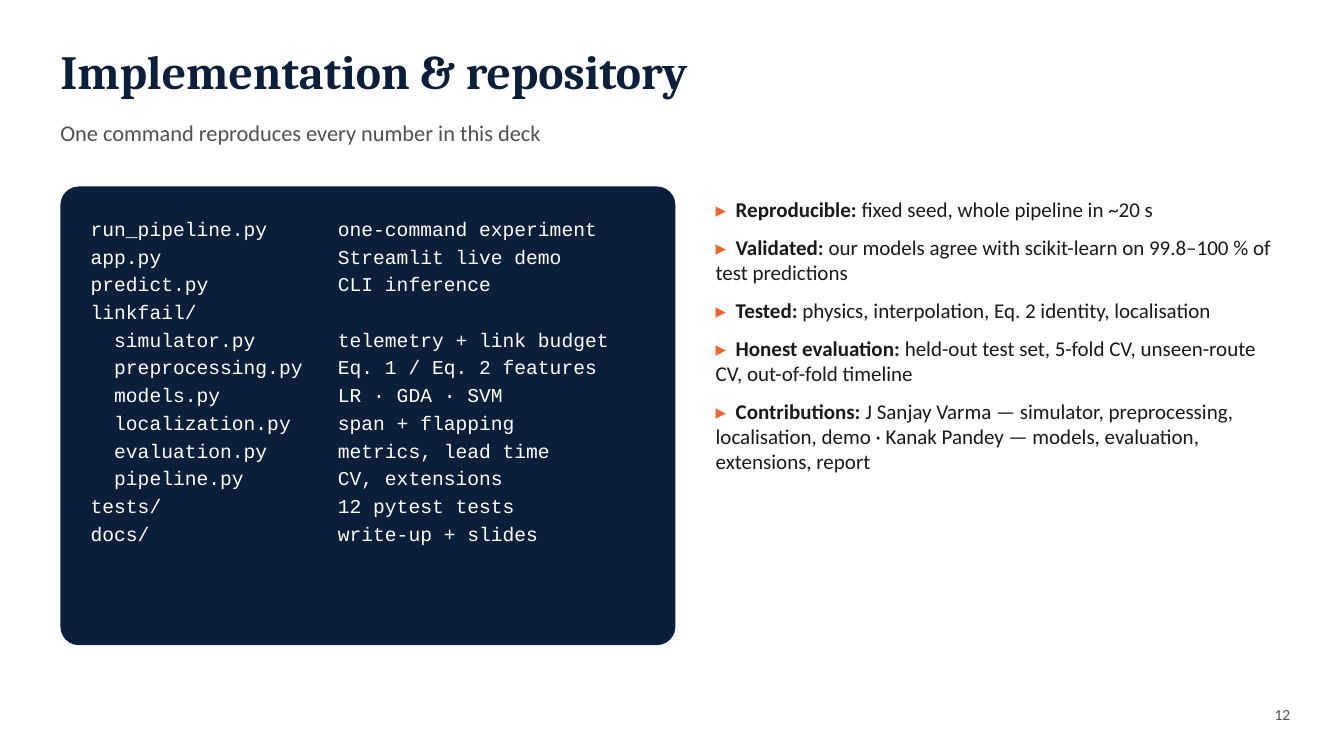
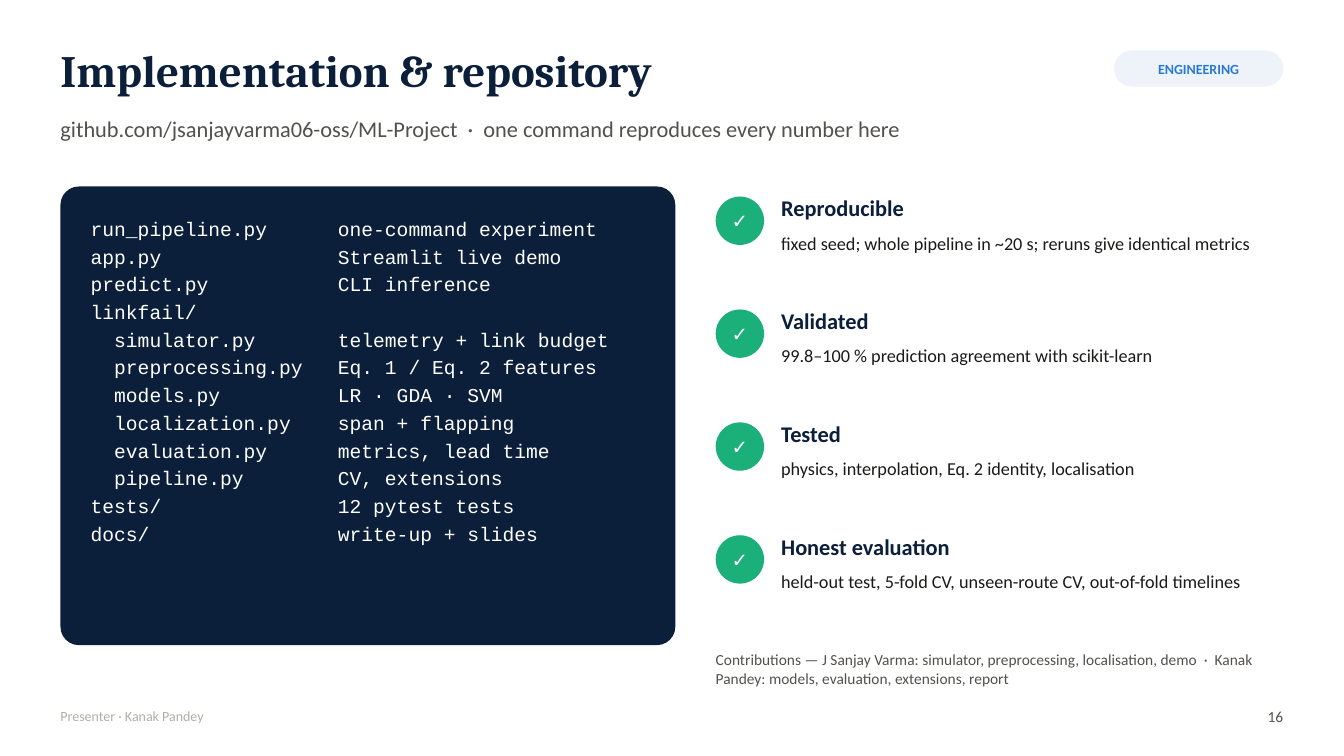
Before and after one commit to jsanjayvarma06-oss/ML-Project, a slide deck: slide 16 of docs/Slides_Link_Failure_Prediction.pptx (slide 12 before the commit). Drawn at 1344x756 pixels with LibreOffice and Linux fonts; fonts in the diff are those of the drawing. Boxes give left, top, right and bottom in pixels: in the first picture for what was removed or moved away, otherwise in the second. Text is boxed around its words. In the diff, an @@ line names an element or a change of style, - is before the commit and + after.

```diff
--- a/docs/Slides_Link_Failure_Prediction.pptx
+++ b/docs/Slides_Link_Failure_Prediction.pptx
@@ text "Implementation & repository" at (60, 56, 652, 97): size 34 to 32 pt @@
@@ rounded rectangle added at (1114, 50, 1284, 87), fill #EEF3FA, 10 pt, text #2A78D6, bold @@
+ENGINEERING
@@ text at (60, 121, 899, 141): text changed @@
-One command reproduces every number in this deck
+github.com/jsanjayvarma06-oss/ML-Project · one command reproduces every number here
@@ text removed at (716, 202, 1270, 473) @@
-▸ Reproducible: fixed seed, whole pipeline in ~20 s
-▸ Validated: our models agree with scikit-learn on 99.8–100 % of test predictions
-▸ Tested: physics, interpolation, Eq. 2 identity, localisation
-▸ Honest evaluation: held-out test set, 5-fold CV, unseen-route CV, out-of-fold timeline
-▸ Contributions: J Sanjay Varma — simulator, preprocessing, localisation, demo · Kanak Pandey — models, evaluation, extensions, report
@@ ellipse added at (716, 197, 764, 245), fill #1BAF7A, 14 pt, text #FFFFFF, bold @@
+✓
@@ text added at (781, 200, 904, 220), 16 pt, text #0B1F3A, bold @@
+Reproducible
@@ text added at (781, 237, 1250, 253), 13 pt, text #1A1A19 @@
+fixed seed; whole pipeline in ~20 s; reruns give identical metrics
@@ ellipse added at (716, 310, 764, 358), fill #1BAF7A, 14 pt, text #FFFFFF, bold @@
+✓
@@ text added at (781, 313, 868, 329), 16 pt, text #0B1F3A, bold @@
+Validated
@@ text added at (781, 349, 1152, 365), 13 pt, text #1A1A19 @@
+99.8–100 % prediction agreement with scikit-learn
@@ ellipse added at (716, 422, 764, 471), fill #1BAF7A, 14 pt, text #FFFFFF, bold @@
+✓
@@ text added at (781, 426, 841, 442), 16 pt, text #0B1F3A, bold @@
+Tested
@@ text added at (781, 462, 1134, 478), 13 pt, text #1A1A19 @@
+physics, interpolation, Eq. 2 identity, localisation
@@ ellipse added at (716, 535, 764, 584), fill #1BAF7A, 14 pt, text #FFFFFF, bold @@
+✓
@@ text added at (781, 539, 950, 555), 16 pt, text #0B1F3A, bold @@
+Honest evaluation
@@ text added at (781, 575, 1241, 590), 13 pt, text #1A1A19 @@
+held-out test, 5-fold CV, unseen-route CV, out-of-fold timelines
@@ text added at (716, 654, 1253, 687), 11 pt, text #52514E @@
+Contributions — J Sanjay Varma: simulator, preprocessing, localisation, demo · Kanak Pandey: models, evaluation, extensions, report
@@ text added at (60, 711, 203, 723), 10 pt, text #B0AFA8 @@
+Presenter · Kanak Pandey
@@ text added at (1268, 711, 1284, 722), 11 pt, text #52514E @@
+16
@@ text removed at (1275, 710, 1291, 720) @@
-12
```
Also in this commit, not shown: 9 other slides changed, 9 slides added, 3 slides removed, 5 other files.
